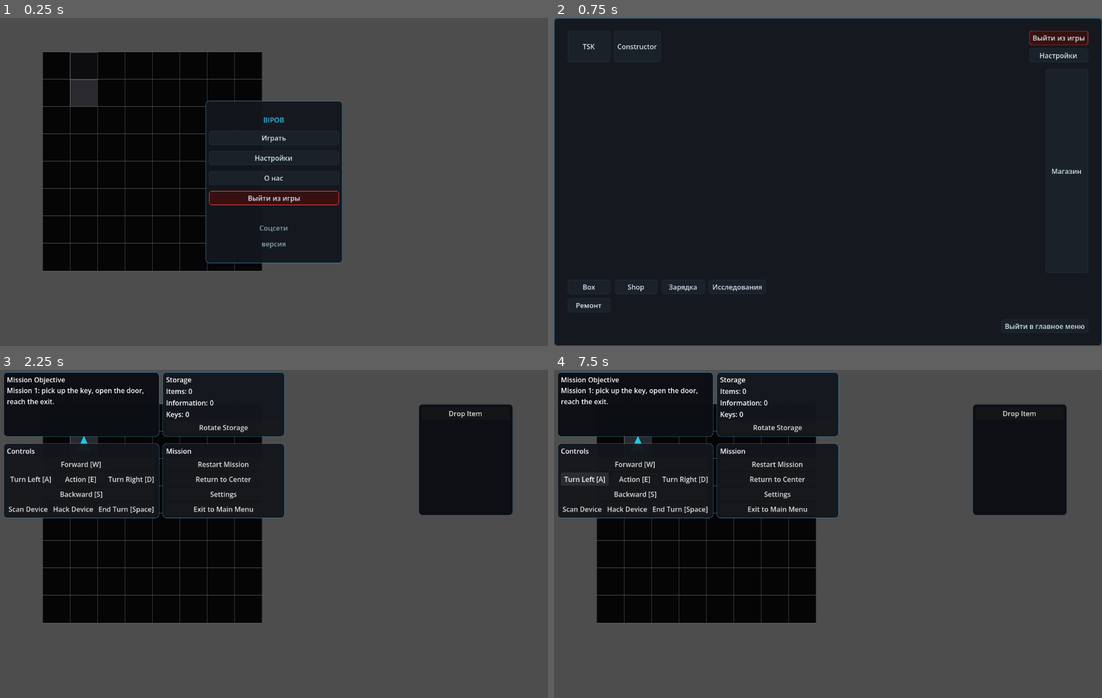
Above: before the commit, frames 1-4 (two rows, left to right).
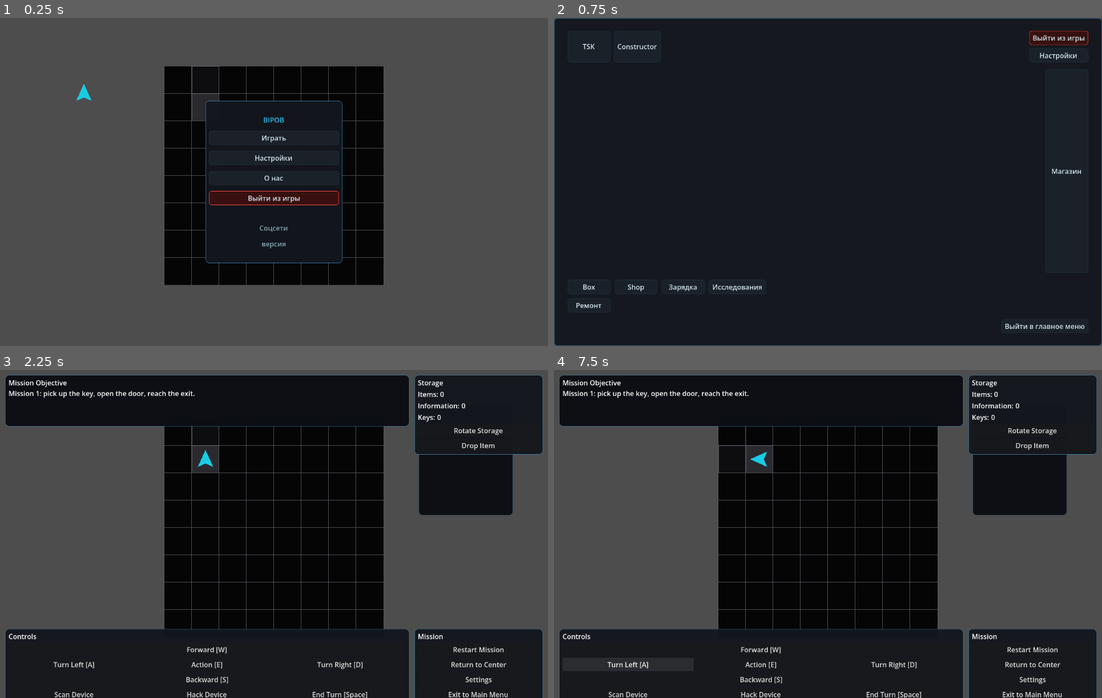
Above: after the commit, the same moments.

Repository: JUSTConnect/bibop
Game: Godot game, scene res://scenes/main.tscn
Two runs of this game, one before a commit and one after it. Both use one fixed random seed, a clock stepped at 60 frames per second and the inputs below.
Inputs:
- Up to frame 1 (0.25 s): no input
- Up to frame 2 (0.75 s): click "Играть" at 0.5 s
- Up to frame 3 (2.25 s): click "TSK" at 1.25 s; click "Start" at 2 s
- Up to frame 4 (7.5 s): click "Drop Item" at 2.75 s; click "Restart Mission" at 3.5 s; click "Restart Mission" at 4.25 s; click "Restart Mission" at 5 s; click "Rotate Storage" at 5.75 s; click "Forward [W]" at 6.5 s; click "Turn Left [A]" at 7.25 s

The runs differ from the first frame. In frame 1, 24% of the frame differs, in the area x 7-70%, y 10-82%; in frame 2, nothing differs; in frame 3, 58%; in frame 4, 58%, in the area x 0-100%, y 0-100%.

Commit message:
BIB-455 fix runtime HUD edge layout and movement debug setup

Diff:
--- a/scripts/bipob/bipob_controller.gd
+++ b/scripts/bipob/bipob_controller.gd
@@ -3712,6 +3712,7 @@
 			module.display_name = "Шасси колеса V1"
 			module.category = "movement"
 			module.description = "Колёсное шасси для быстрого перемещения."
+			module.granted_commands = ["move_forward", "move_backward", "turn_left", "turn_right"]
 		"tracks_v1":
 			module.display_name = "Шасси гусеницы V1"
 			module.category = "movement"
--- a/scripts/ui/game_ui.gd
+++ b/scripts/ui/game_ui.gd
@@ -3036,26 +3036,20 @@
 	if viewport_size.x <= 1100.0:
 		return 260.0
 	if viewport_size.x <= 1500.0:
-		return 285.0
-	return 320.0
-
-
-func _get_runtime_top_bar_height() -> float:
-	var viewport_height: float = _get_viewport_height()
-	if viewport_height <= 768.0:
-		return 78.0
-	if viewport_height <= 900.0:
-		return 90.0
-	return 102.0
-
-
-func _get_runtime_control_panel_height() -> float:
-	var viewport_height: float = _get_viewport_height()
-	if viewport_height <= 768.0:
-		return 150.0
-	if viewport_height <= 900.0:
-		return 170.0
-	return 190.0
+		return 300.0
+	return 340.0
+
+
+func _get_runtime_margin() -> float:
+	return 12.0
+
+
+func _get_runtime_top_panel_height() -> float:
+	return 120.0
+
+
+func _get_runtime_bottom_panel_height() -> float:
+	return 150.0
 
 
 func _safe_reparent_control(control: Control, new_parent: Node) -> void:
@@ -3070,13 +3064,16 @@
 
 
 
-func _get_runtime_field_rect() -> Rect2:
-	if runtime_mission_field_host == null or not is_instance_valid(runtime_mission_field_host):
-		return Rect2()
-	var size: Vector2 = runtime_mission_field_host.size
-	if size.x <= 0.0 or size.y <= 0.0:
-		return Rect2()
-	return Rect2(runtime_mission_field_host.get_global_position(), size)
+func _get_runtime_play_area_rect() -> Rect2:
+	var margin: float = _get_runtime_margin()
+	var top_h: float = _get_runtime_top_panel_height()
+	var bottom_h: float = _get_runtime_bottom_panel_height()
+	var viewport: Vector2 = _get_viewport_size()
+	var left: float = margin
+	var top: float = margin + top_h + margin
+	var right: float = viewport.x - margin
+	var bottom: float = viewport.y - bottom_h - margin * 2.0
+	return Rect2(Vector2(left, top), Vector2(maxf(right - left, 1.0), maxf(bottom - top, 1.0)))
 
 
 func _attach_runtime_gameplay_view() -> void:
@@ -3084,23 +3081,21 @@
 
 
 func _apply_runtime_gameplay_field_transform() -> void:
+	var grid: GridManager = get_node_or_null("../Field") as GridManager
+	var field: Node2D = grid as Node2D
+	if field == null:
+		return
 	if runtime_mission_field_host == null or not is_instance_valid(runtime_mission_field_host):
-		return
-	var field: Node2D = get_node_or_null("../Field") as Node2D
-	if field == null:
 		return
 	field.visible = true
 	field.z_index = 0
-	var field_rect: Rect2 = _get_runtime_field_rect()
-	if field_rect.size.x <= 0.0 or field_rect.size.y <= 0.0:
-		return
-	var grid := field as GridManager
-	if grid == null:
-		return
+	var play_rect: Rect2 = _get_runtime_play_area_rect()
+	runtime_mission_field_host.global_position = play_rect.position
+	runtime_mission_field_host.size = play_rect.size
 	var board_size: Vector2 = Vector2(grid.get_map_width() * grid.cell_size, grid.get_map_height() * grid.cell_size)
 	if board_size.x <= 0.0 or board_size.y <= 0.0:
 		return
-	var target_origin := field_rect.position + (field_rect.size - board_size) * 0.5
+	var target_origin := play_rect.position + (play_rect.size - board_size) * 0.5
 	field.global_position = target_origin
 
 	var player: Node2D = get_node_or_null("../Bipob") as Node2D
@@ -3127,6 +3122,7 @@
 func _apply_runtime_hud_layout() -> void:
 	var root: Control = _ensure_runtime_hud_root()
 	root.visible = true
+	root.mouse_filter = Control.MOUSE_FILTER_IGNORE
 	for child in root.get_children():
 		child.queue_free()
 
@@ -3137,32 +3133,18 @@
 	if diagnostic_label != null:
 		diagnostic_label.visible = false
 
-	var runtime_root := MarginContainer.new()
-	runtime_root.add_theme_constant_override("margin_left", 8)
-	runtime_root.add_theme_constant_override("margin_right", 8)
-	runtime_root.add_theme_constant_override("margin_top", 5)
-	runtime_root.add_theme_constant_override("margin_bottom", 8)
-	runtime_root.size_flags_horizontal = Control.SIZE_EXPAND_FILL
-	runtime_root.size_flags_vertical = Control.SIZE_EXPAND_FILL
-	root.add_child(runtime_root)
-
-	var main_vbox := VBoxContainer.new()
-	main_vbox.add_theme_constant_override("separation", 8)
-	main_vbox.size_flags_horizontal = Control.SIZE_EXPAND_FILL
-	main_vbox.size_flags_vertical = Control.SIZE_EXPAND_FILL
-	runtime_root.add_child(main_vbox)
-
-	var top_row := HBoxContainer.new()
-	top_row.custom_minimum_size = Vector2(0, _get_runtime_top_bar_height())
-	top_row.size_flags_horizontal = Control.SIZE_EXPAND_FILL
-	top_row.add_theme_constant_override("separation", 8)
-	main_vbox.add_child(top_row)
+	var margin: float = _get_runtime_margin()
+	var top_panel_height: float = _get_runtime_top_panel_height()
+	var bottom_panel_height: float = _get_runtime_bottom_panel_height()
+	var sidebar_width: float = _get_runtime_sidebar_width()
+	var viewport: Vector2 = _get_viewport_size()
 
 	var objective_panel := PanelContainer.new()
-	objective_panel.size_flags_horizontal = Control.SIZE_EXPAND_FILL
-	objective_panel.size_flags_stretch_ratio = 1.65
+	objective_panel.name = "ObjectivePanel"
+	objective_panel.position = Vector2(margin, margin)
+	objective_panel.size = Vector2(maxf(viewport.x - sidebar_width - margin * 3.0, 200.0), top_panel_height)
 	objective_panel.add_theme_stylebox_override("panel", _make_panel_style(UI_COLOR_PANEL_DARK, UI_COLOR_BORDER, 1, 8))
-	top_row.add_child(objective_panel)
+	root.add_child(objective_panel)
 	var objective_vbox := VBoxContainer.new()
 	objective_vbox.add_theme_constant_override("separation", 2)
 	objective_panel.add_child(objective_vbox)
@@ -3175,10 +3157,11 @@
 	objective_vbox.add_child(mission_goal_value_label)
 
 	var storage_panel := PanelContainer.new()
-	storage_panel.custom_minimum_size = Vector2(_get_runtime_sidebar_width(), 0)
-	storage_panel.size_flags_horizontal = Control.SIZE_FILL
+	storage_panel.name = "StoragePanel"
+	storage_panel.position = Vector2(viewport.x - sidebar_width - margin, margin)
+	storage_panel.size = Vector2(sidebar_width, top_panel_height)
 	storage_panel.add_theme_stylebox_override("panel", _make_panel_style(UI_COLOR_PANEL, UI_COLOR_BORDER, 1, 8))
-	top_row.add_child(storage_panel)
+	root.add_child(storage_panel)
 	var storage_vbox := VBoxContainer.new()
 	storage_vbox.add_theme_constant_override("separation", 4)
 	storage_panel.add_child(storage_vbox)
@@ -3208,19 +3191,17 @@
 	if rotate_storage_button != null:
 		rotate_storage_button.text = "Rotate Storage"
 		_safe_reparent_control(rotate_storage_button, rotate_row)
-
-	var middle_hbox := HBoxContainer.new()
-	middle_hbox.size_flags_horizontal = Control.SIZE_EXPAND_FILL
-	middle_hbox.size_flags_vertical = Control.SIZE_EXPAND_FILL
-	middle_hbox.add_theme_constant_override("separation", 8)
-	main_vbox.add_child(middle_hbox)
+	if drop_item_button != null:
+		drop_item_button.text = "Drop Item"
+		_safe_reparent_control(drop_item_button, storage_vbox)
 
 	var mission_field_panel := Control.new()
 	mission_field_panel.name = "MissionFieldPanel"
-	mission_field_panel.size_flags_horizontal = Control.SIZE_EXPAND_FILL
-	mission_field_panel.size_flags_vertical = Control.SIZE_EXPAND_FILL
+	var play_rect: Rect2 = _get_runtime_play_area_rect()
+	mission_field_panel.position = play_rect.position
+	mission_field_panel.size = play_rect.size
 	mission_field_panel.mouse_filter = Control.MOUSE_FILTER_IGNORE
-	middle_hbox.add_child(mission_field_panel)
+	root.add_child(mission_field_panel)
 	var mission_field_host := Control.new()
 	mission_field_host.name = "MissionFieldHost"
 	runtime_mission_field_host = mission_field_host
@@ -3228,20 +3209,13 @@
 	mission_field_host.size_flags_vertical = Control.SIZE_EXPAND_FILL
 	mission_field_host.mouse_filter = Control.MOUSE_FILTER_IGNORE
 	mission_field_panel.add_child(mission_field_host)
-	var right_spacer := Control.new()
-	right_spacer.custom_minimum_size = Vector2(_get_runtime_sidebar_width(), 0)
-	middle_hbox.add_child(right_spacer)
-
-	var bottom_row := HBoxContainer.new()
-	bottom_row.size_flags_horizontal = Control.SIZE_EXPAND_FILL
-	bottom_row.add_theme_constant_override("separation", 8)
-	main_vbox.add_child(bottom_row)
+
 	var controls_panel := PanelContainer.new()
-	controls_panel.custom_minimum_size = Vector2(0, _get_runtime_control_panel_height())
-	controls_panel.size_flags_horizontal = Control.SIZE_EXPAND_FILL
-	controls_panel.size_flags_stretch_ratio = 1.8
+	controls_panel.name = "ControlsPanel"
+	controls_panel.position = Vector2(margin, viewport.y - bottom_panel_height - margin)
+	controls_panel.size = Vector2(maxf(viewport.x - sidebar_width - margin * 3.0, 200.0), bottom_panel_height)
 	controls_panel.add_theme_stylebox_override("panel", _make_panel_style(UI_COLOR_PANEL, UI_COLOR_BORDER, 1, 8))
-	bottom_row.add_child(controls_panel)
+	root.add_child(controls_panel)
 	var controls_vbox := VBoxContainer.new(); controls_vbox.add_theme_constant_override("separation", 4); controls_panel.add_child(controls_vbox)
 	var controls_title := Label.new(); controls_title.text = "Controls"; controls_vbox.add_child(controls_title)
 	var row_f := HBoxContainer.new(); controls_vbox.add_child(row_f)
@@ -3276,11 +3250,13 @@
 	if end_turn_button != null:
 		end_turn_button.text = "End Turn [Space]"
 		_safe_reparent_control(end_turn_button, row_s)
+
 	var mission_panel := PanelContainer.new()
-	mission_panel.custom_minimum_size = Vector2(_get_runtime_sidebar_width(), _get_runtime_control_panel_height())
-	mission_panel.size_flags_horizontal = Control.SIZE_FILL
+	mission_panel.name = "MissionPanel"
+	mission_panel.position = Vector2(viewport.x - sidebar_width - margin, viewport.y - bottom_panel_height - margin)
+	mission_panel.size = Vector2(sidebar_width, bottom_panel_height)
 	mission_panel.add_theme_stylebox_override("panel", _make_panel_style(UI_COLOR_PANEL, UI_COLOR_BORDER, 1, 8))
-	bottom_row.add_child(mission_panel)
+	root.add_child(mission_panel)
 	var mission_vbox := VBoxContainer.new()
 	mission_vbox.add_theme_constant_override("separation", 4)
 	mission_panel.add_child(mission_vbox)
@@ -3305,7 +3281,7 @@
 	_disconnect_all_pressed_connections(exit_main_menu_button)
 	_connect_button_pressed_once(exit_main_menu_button, Callable(self, "_on_runtime_exit_to_main_menu_pressed"))
 
-	for button in [move_forward_button, move_backward_button, turn_left_button, turn_right_button, interact_button, scan_device_button, hack_device_button, end_turn_button, rotate_storage_button, restart_mission_button, return_to_box_button, settings_button, exit_main_menu_button]:
+	for button in [move_forward_button, move_backward_button, turn_left_button, turn_right_button, interact_button, scan_device_button, hack_device_button, end_turn_button, rotate_storage_button, drop_item_button, restart_mission_button, return_to_box_button, settings_button, exit_main_menu_button]:
 		if button != null:
 			button.size_flags_horizontal = Control.SIZE_EXPAND_FILL
 			button.focus_mode = Control.FOCUS_NONE
@@ -3316,6 +3292,7 @@
 		mission_goal_value_label.text = hint_label.text
 
 	call_deferred("_attach_runtime_gameplay_view")
+
 func _ready() -> void:
 	if hint_label != null:
 		hint_label.text = "Mission 1: pick up the key, open the door, reach the exit."
